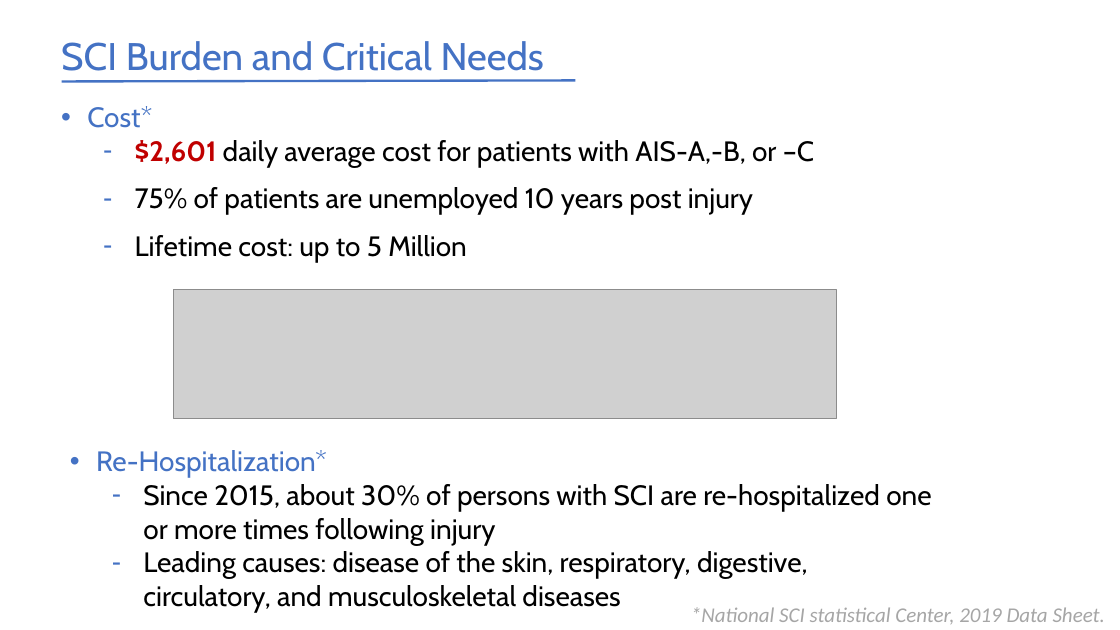
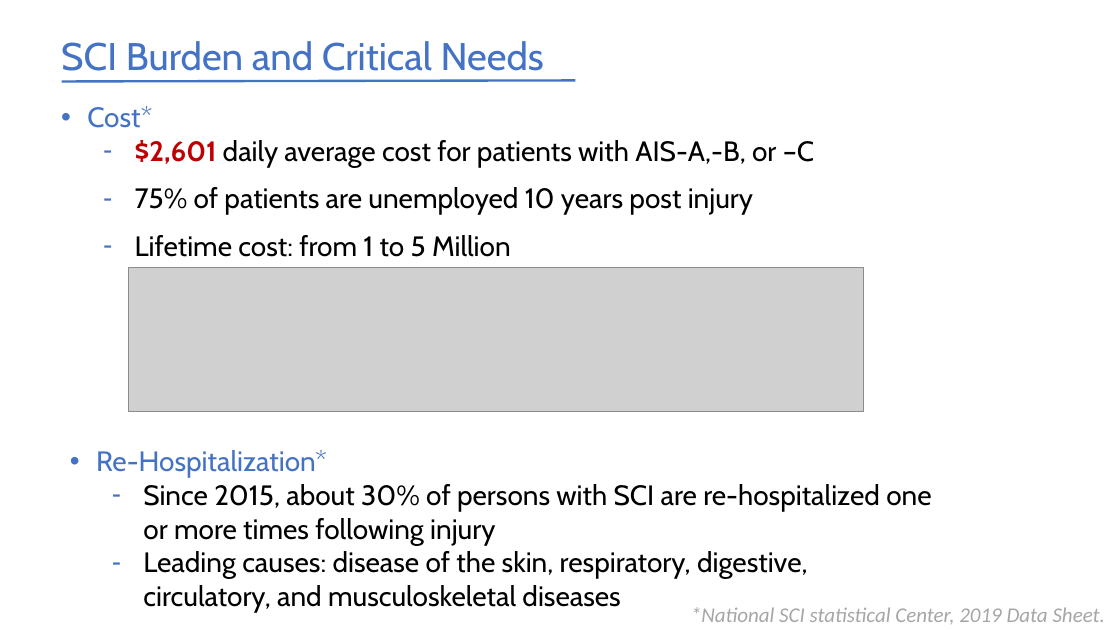
Before and after one commit to ygrepo/Cell-and-Tissue-Engineering, a slide deck: slide 3 of Module_11_StemCells/Conclusion_project/Presentation.pptx. Drawn at 1120x630 pixels with LibreOffice and Linux fonts; fonts in the diff are those of the drawing; grey boxes stand for pictures. Boxes give left, top, right and bottom in pixels: in the first picture for what was removed or moved away, otherwise in the second. Text is boxed around its words. In the diff, an @@ line names an element or a change of style, - is before the commit and + after.

```diff
--- a/Module_11_StemCells/Conclusion_project/Presentation.pptx
+++ b/Module_11_StemCells/Conclusion_project/Presentation.pptx
@@ text at [135, 235, 511, 257]: text changed @@
-  – Lifetime cost: up to 5 Million
+  – Lifetime cost: from 1 to 5 Million
@@ picture: place and size @@
-picture at [173, 289, 836, 418]
+picture at [128, 268, 864, 412]
```
Also in this commit, not shown: 2 other slides changed, 2 slides added, 20 other files.
